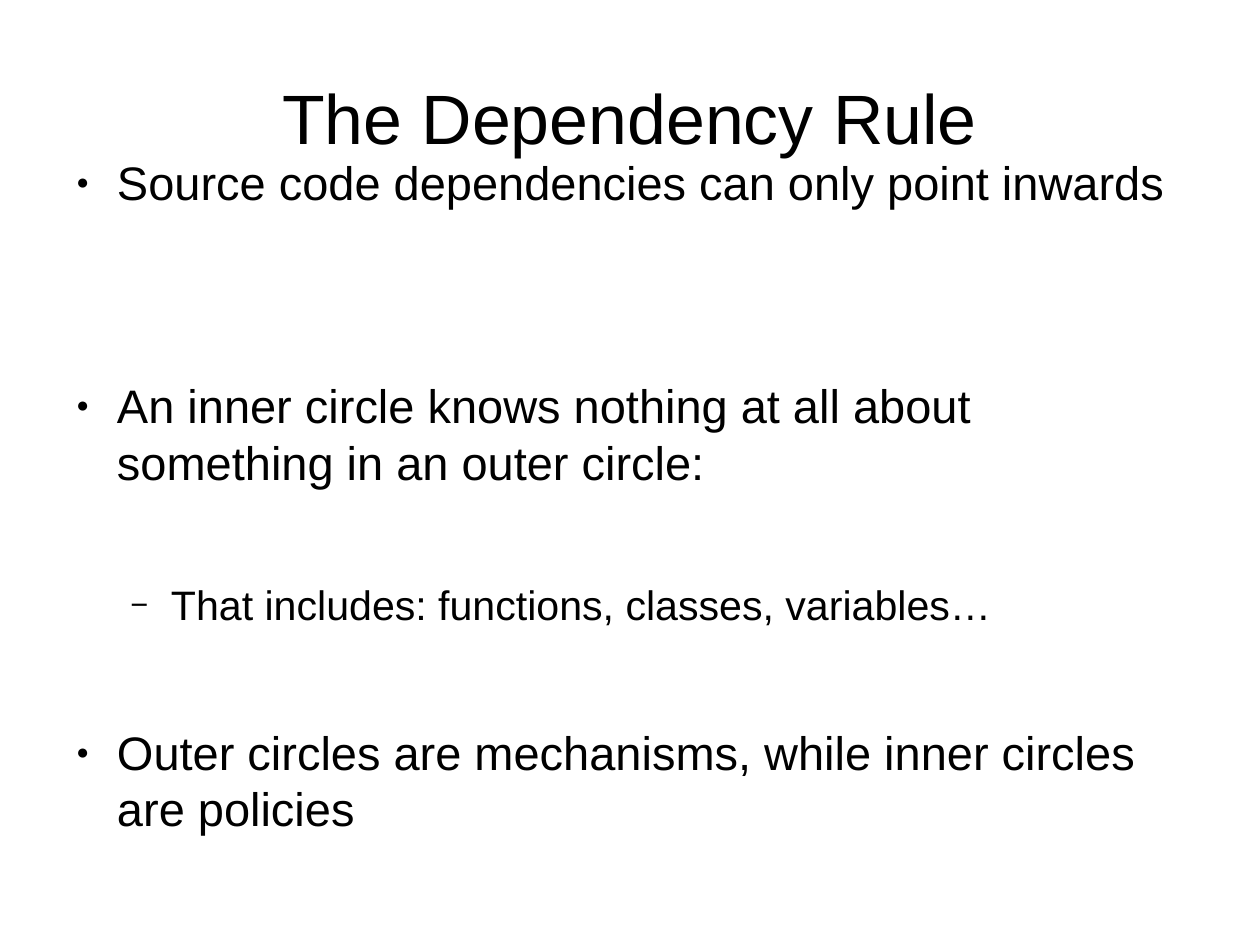
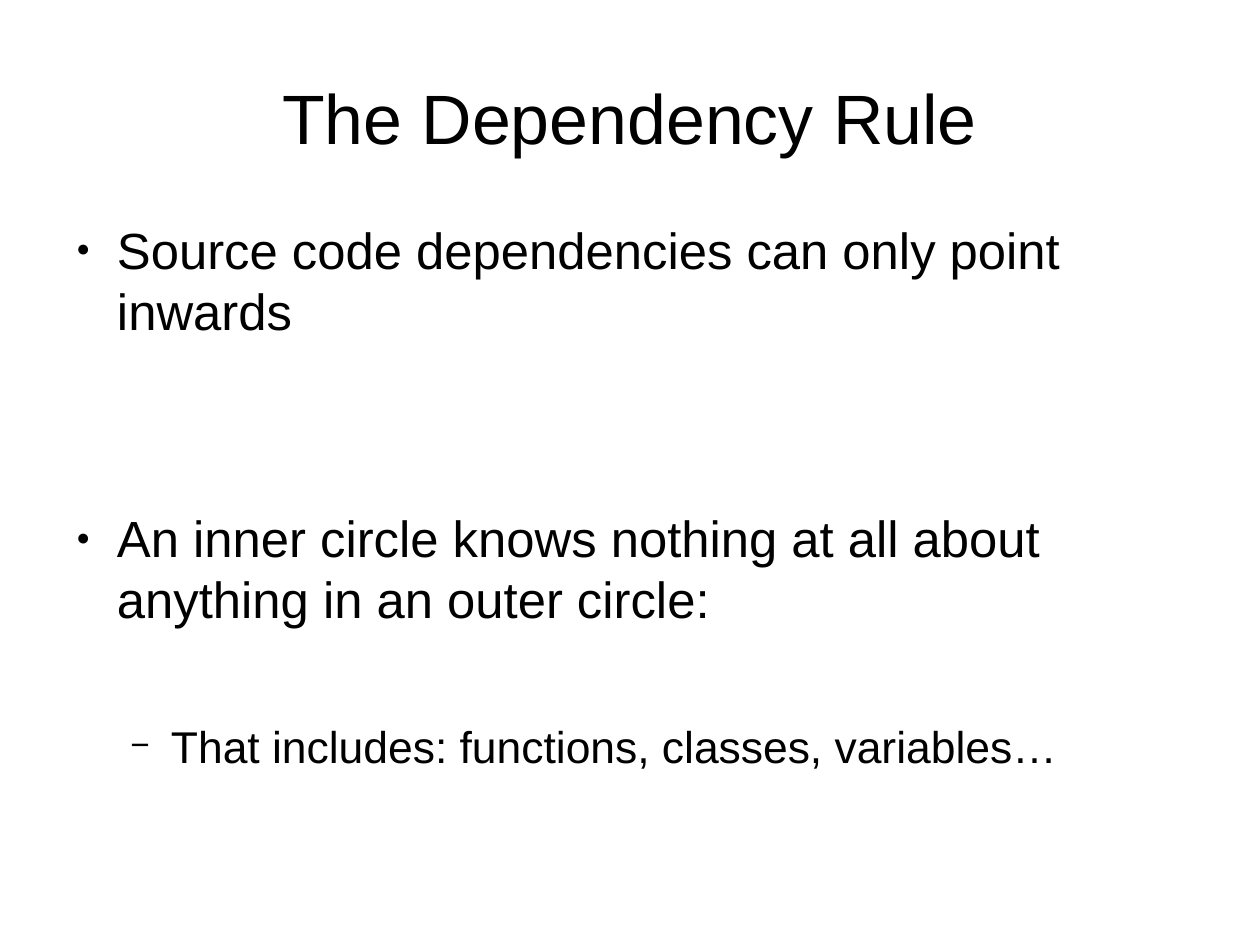
Before and after one commit to illuque/CleanArchitectureKata, a slide deck: slide 5 of kata/presentation.odp. Drawn at 1260x945 pixels with LibreOffice and Linux fonts; fonts in the diff are those of the drawing. Boxes give left, top, right and bottom in pixels: in the first picture for what was removed or moved away, otherwise in the second. Text is boxed around its words. In the diff, an @@ line names an element or a change of style, - is before the commit and + after.

```diff
--- a/kata/presentation.odp
+++ b/kata/presentation.odp
@@ text at box(117, 232, 1060, 769): size 29.6 to 32 pt in "Source code dependencies can only point inwards"; size 25.9 to 28 pt in "That includes: functions, classes, variables…" @@
@@ text at box(117, 520, 1040, 629): text changed; size 29.6 to 32 pt @@
-● An inner circle knows nothing at all about something in an outer circle:
+● An inner circle knows nothing at all about anything in an outer circle:
@@ text at box(117, 736, 1135, 835): paragraph removed @@
-● Outer circles are mechanisms, while inner circles are policies
```
Also in this commit, not shown: 8 other slides changed, 2 other files.
